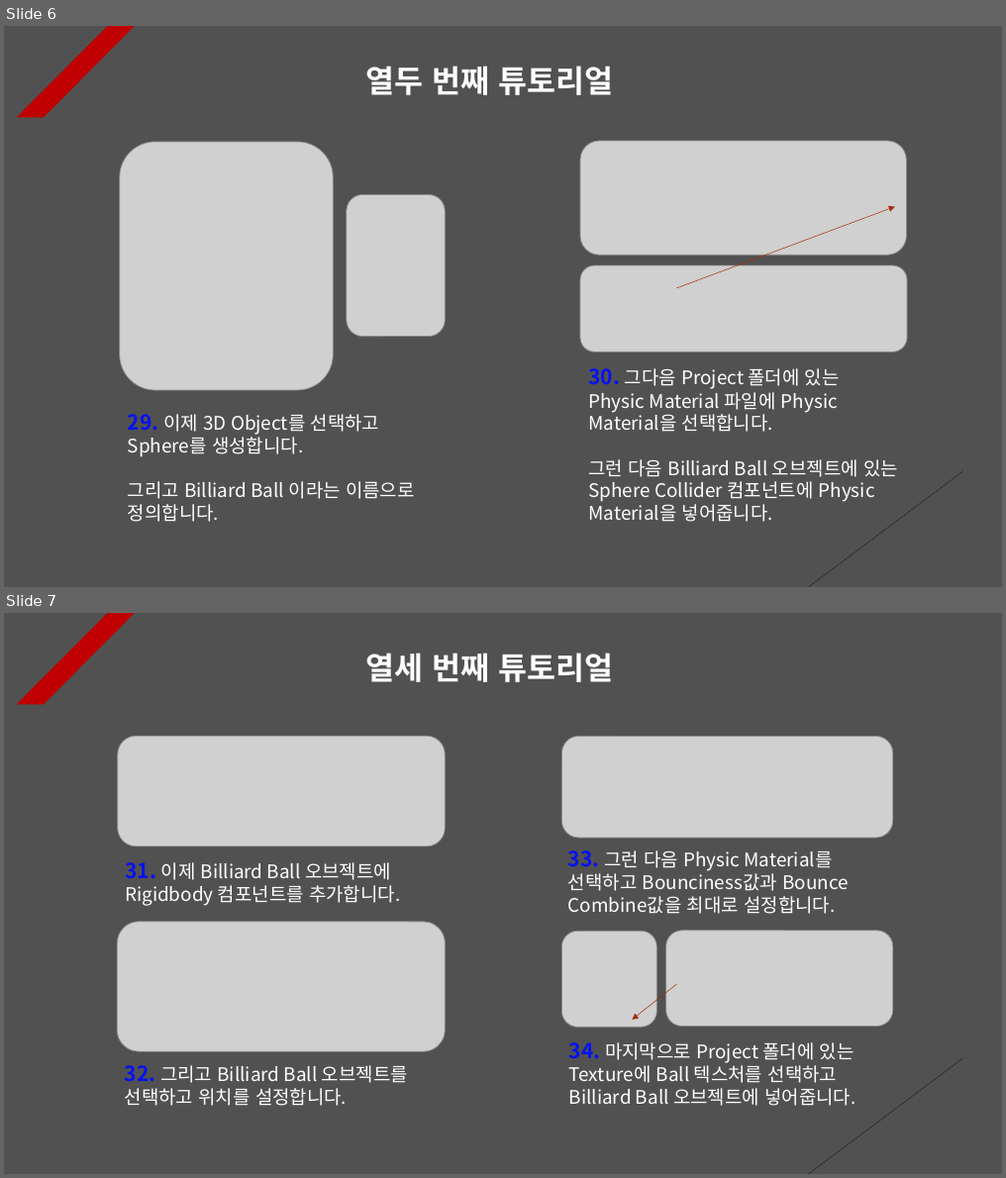
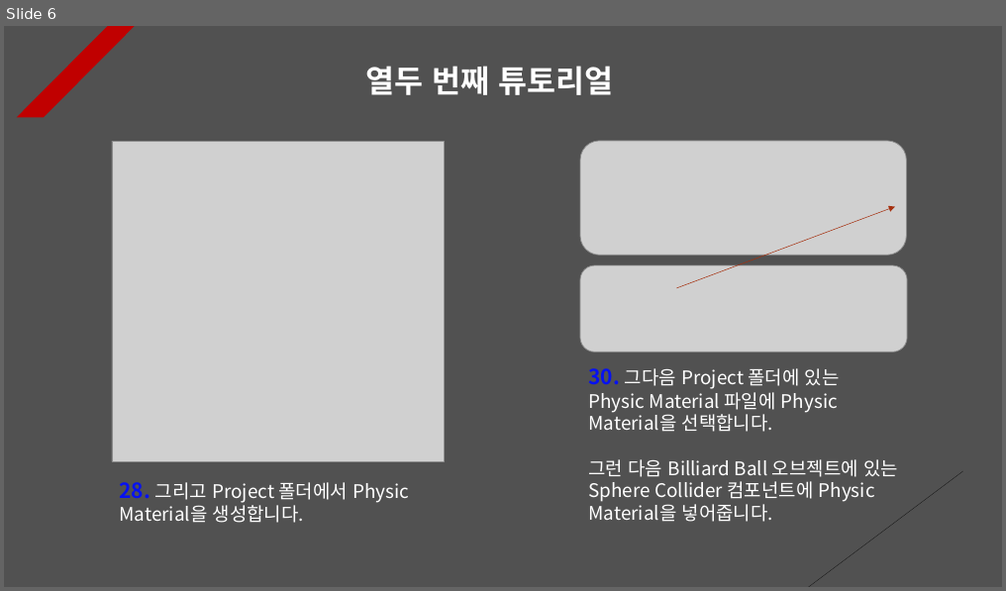
Before and after one commit to Unity2033/3D-UnityEngine, a slide deck: Assets/Physics/PPT Data/Physics Example.pptx. Shown one above the other, each under a label of ours: slides 6 and 7 before the commit, slide 6 after it. The pictures are 1006x1178 and 1006x591 pixels, drawn with LibreOffice and Linux fonts; fonts in the diff are those of the drawing; grey boxes stand for pictures. Boxes give left, top, right and bottom in pixels: in the first picture for what was removed or moved away, otherwise in the second. Text is boxed around its words. In the diff, an @@ line names an element or a change of style, - is before the commit and + after.

Commit message:
Physics Tutorial Renewal
- Mouse lock system setting and
  disabling system settings

- Eliminate the message-based
  system

- Implement a physical object to
  rotate with the mouse

- Delete resource data

- Each PPT Data Update

```diff
--- a/Assets/Physics/PPT Data/Physics Example.pptx
+++ b/Assets/Physics/PPT Data/Physics Example.pptx
@@ slide 7 removed at [4,613,1002,1174], background #515151; not listed: 2 template elements that a slide beside it also shows @@
@@ text removed at [366,653,613,682] @@
-열세 번째 튜토리얼
@@ picture removed at [118,736,445,847] @@
@@ picture removed at [561,737,893,839] @@
@@ text removed at [125,862,400,906] @@
-31. 이제 Billiard Ball 오브젝트에 Rigidbody 컴포넌트를 추가합니다.
@@ text removed at [568,851,848,914] @@
-33. 그런 다음 Physic Material를 선택하고 Bounciness값과 Bounce Combine값을 최대로 설정합니다.
@@ picture removed at [117,922,445,1052] @@
@@ picture removed at [561,931,656,1027] @@
@@ picture removed at [666,931,893,1026] @@
@@ arrow removed from (677, 984) to (632, 1020) @@
@@ text removed at [569,1043,855,1106] @@
-34. 마지막으로 Project 폴더에 있는 Texture에 Ball 텍스처를 선택하고 Billiard Ball 오브젝트에 넣어줍니다.
@@ text removed at [125,1065,408,1106] @@
-32. 그리고 Billiard Ball 오브젝트를 선택하고 위치를 설정합니다.
@@ slide 6 changed as well @@
@@ picture added at [112,141,444,463] @@
@@ picture removed at [119,142,333,390] @@
@@ picture removed at [347,194,445,336] @@
@@ text removed at [128,414,415,522] @@
-29. 이제 3D Object를 선택하고 Sphere를 생성합니다.
-그리고 Billiard Ball 이라는 이름으로 정의합니다.
@@ text added at [120,482,409,523], 18 pt, text #FFFFFF @@
+28. 그리고 Project 폴더에서 Physic Material을 생성합니다.
```
Also in this commit, not shown: 4 other slides changed, 1 slide added, 1 other slide removed, 13 other files.
